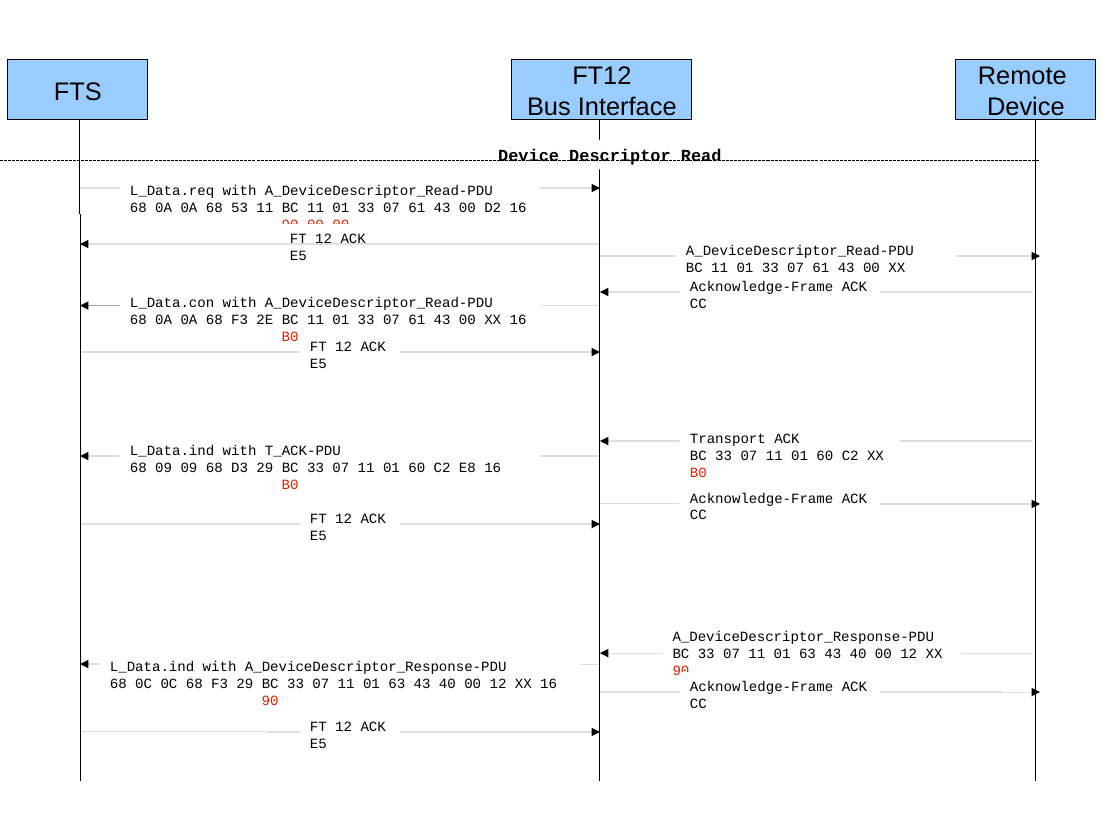
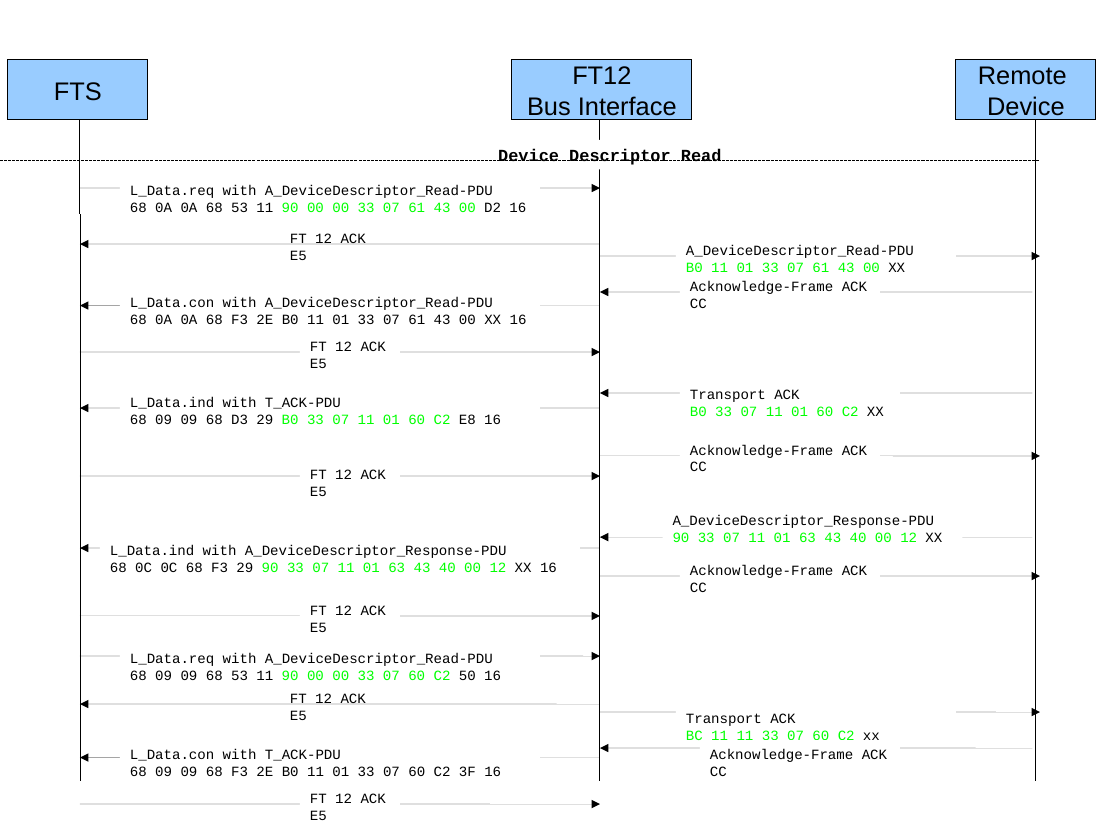
Before and after one commit to Paolo-Maffei/freebus-fts, a slide deck: slide 2 of freebus-fts-knxcomm/doc/Example Bus Komunikation.odp. Drawn at 1120x840 pixels with LibreOffice and Linux fonts; fonts in the diff are those of the drawing. Boxes give left, top, right and bottom in pixels: in the first picture for what was removed or moved away, otherwise in the second. Text is boxed around its words. In the diff, an @@ line names an element or a change of style, - is before the commit and + after.

Commit message:
Job steps auf die neue Struktur der knxcomm angepasst -DataConnection um Query erweitert. -Begonnen die Applikation classen auf die outputstreams anzupassen

```diff
--- a/freebus-fts-knxcomm/doc/Example Bus Komunikation.odp
+++ b/freebus-fts-knxcomm/doc/Example Bus Komunikation.odp
@@ text at [130, 202, 526, 212]: text changed @@
-68 0A 0A 68 53 11 BC 11 01 33 07 61 43 00 D2 16
-90 00 00
+68 0A 0A 68 53 11 90 00 00 33 07 61 43 00 D2 16
@@ text at [686, 262, 905, 272]: text changed; text colour #000000 to #00FF00 @@
-BC 11 01 33 07 61 43 00 XX
+B0 11 01 33 07 61 43 00 XX
@@ text at [130, 314, 527, 324]: text changed @@
-68 0A 0A 68 F3 2E BC 11 01 33 07 61 43 00 XX 16
-B0
+68 0A 0A 68 F3 2E B0 11 01 33 07 61 43 00 XX 16
@@ text "L_Data.ind with T_ACK-PDU": place and size @@
-text "L_Data.ind with T_ACK-PDU" at [130, 444, 501, 489]
+text "L_Data.ind with T_ACK-PDU" at [130, 396, 501, 424]
@@ text "Transport ACK": place and size @@
-text "Transport ACK" at [690, 433, 884, 477]
+text "Transport ACK" at [690, 389, 884, 416]
@@ 2 arrows, 1 text: place and size @@
-2 arrows, 1 text at [80, 456, 601, 540]
+2 arrows, 1 text at [80, 409, 601, 496]
@@ text at [130, 414, 501, 424]: text changed @@
-68 09 09 68 D3 29 BC 33 07 11 01 60 C2 E8 16
-B0
+68 09 09 68 D3 29 B0 33 07 11 01 60 C2 E8 16
@@ text at [690, 406, 884, 416]: text changed; text colour #000000 to #00FF00 @@
-BC 33 07 11 01 60 C2 XX
-B0
+B0 33 07 11 01 60 C2 XX
@@ 2 arrows, 1 text: place and size @@
-2 arrows, 1 text at [601, 441, 1041, 519]
+2 arrows, 1 text at [601, 393, 1041, 471]
@@ text "A_DeviceDescriptor_Response-PDU": place and size @@
-text "A_DeviceDescriptor_Response-PDU" at [673, 631, 943, 675]
+text "A_DeviceDescriptor_Response-PDU" at [673, 515, 942, 542]
@@ text "L_Data.ind with A_DeviceDescriptor_Response-PDU": place and size @@
-text "L_Data.ind with A_DeviceDescriptor_Response-PDU" at [110, 660, 557, 705]
+text "L_Data.ind with A_DeviceDescriptor_Response-PDU" at [110, 544, 557, 572]
@@ text at [673, 532, 942, 542]: text changed; text colour #000000 to #00FF00 @@
-BC 33 07 11 01 63 43 40 00 12 XX
-90
+90 33 07 11 01 63 43 40 00 12 XX
@@ 4 arrows, 2 texts: place and size @@
-4 arrows, 2 texts at [80, 654, 1041, 748]
+4 arrows, 2 texts at [80, 538, 1041, 632]
@@ text at [110, 562, 557, 572]: text changed; text colour #000000 to #00FF00 @@
-68 0C 0C 68 F3 29 BC 33 07 11 01 63 43 40 00 12 XX 16
-90
+68 0C 0C 68 F3 29 90 33 07 11 01 63 43 40 00 12 XX 16
@@ arrow added from (80, 657) to (601, 657), #000000 0 pt @@
@@ text added at [130, 652, 501, 680], 10 pt, text #000000 @@
+L_Data.req with A_DeviceDescriptor_Read-PDU
+68 09 09 68 53 11 90 00 00 33 07 60 C2 50 16
@@ arrow added from (601, 704) to (80, 704), #000000 0 pt @@
@@ text added at [290, 693, 366, 720], 10 pt, text #000000 @@
+FT 12 ACK
+E5
@@ arrow added from (601, 712) to (1041, 712), #000000 0 pt @@
@@ text added at [686, 713, 880, 740], 10 pt, text #000000 @@
+Transport ACK
+BC 11 11 33 07 60 C2 xx
@@ text added at [130, 748, 501, 776], 10 pt, text #000000 @@
+L_Data.con with T_ACK-PDU
+68 09 09 68 F3 2E B0 11 01 33 07 60 C2 3F 16
@@ arrow added from (1033, 748) to (601, 748), #000000 0 pt @@
@@ text added at [710, 748, 887, 776], 10 pt, text #000000 @@
+Acknowledge-Frame ACK
+CC
@@ arrow added from (601, 758) to (80, 758), #000000 0 pt @@
@@ arrow added from (80, 804) to (601, 804), #000000 0 pt @@
@@ text added at [310, 793, 386, 820], 10 pt, text #000000 @@
+FT 12 ACK
+E5
```
Also in this commit, not shown: 29 other files.
